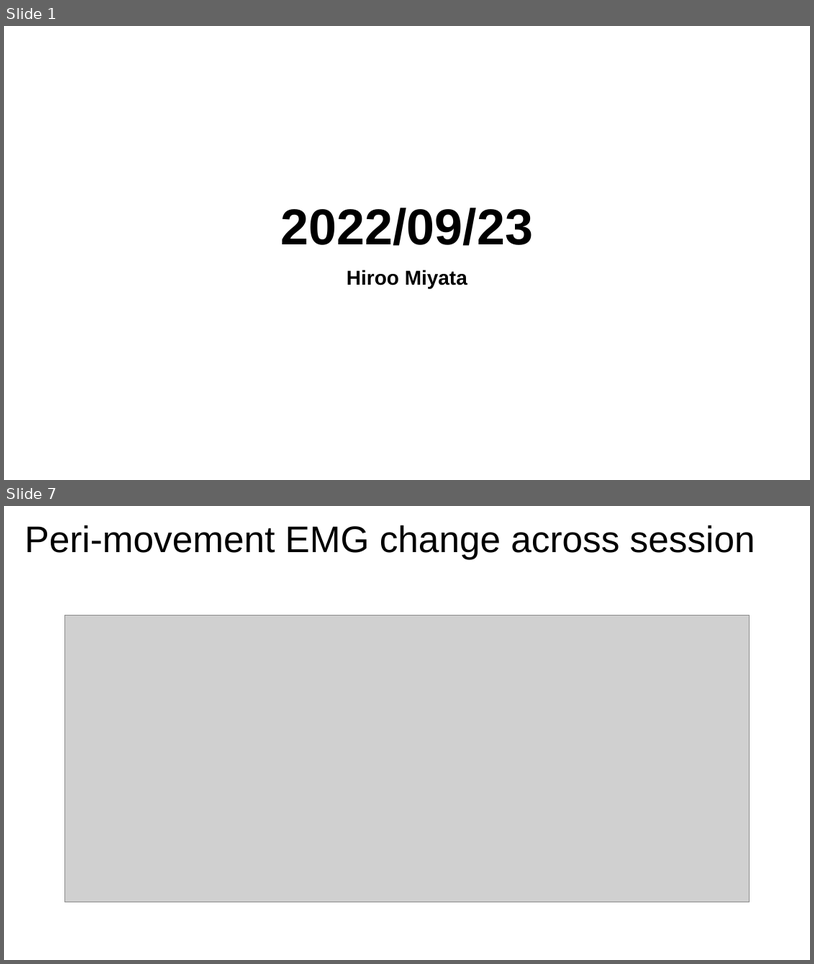
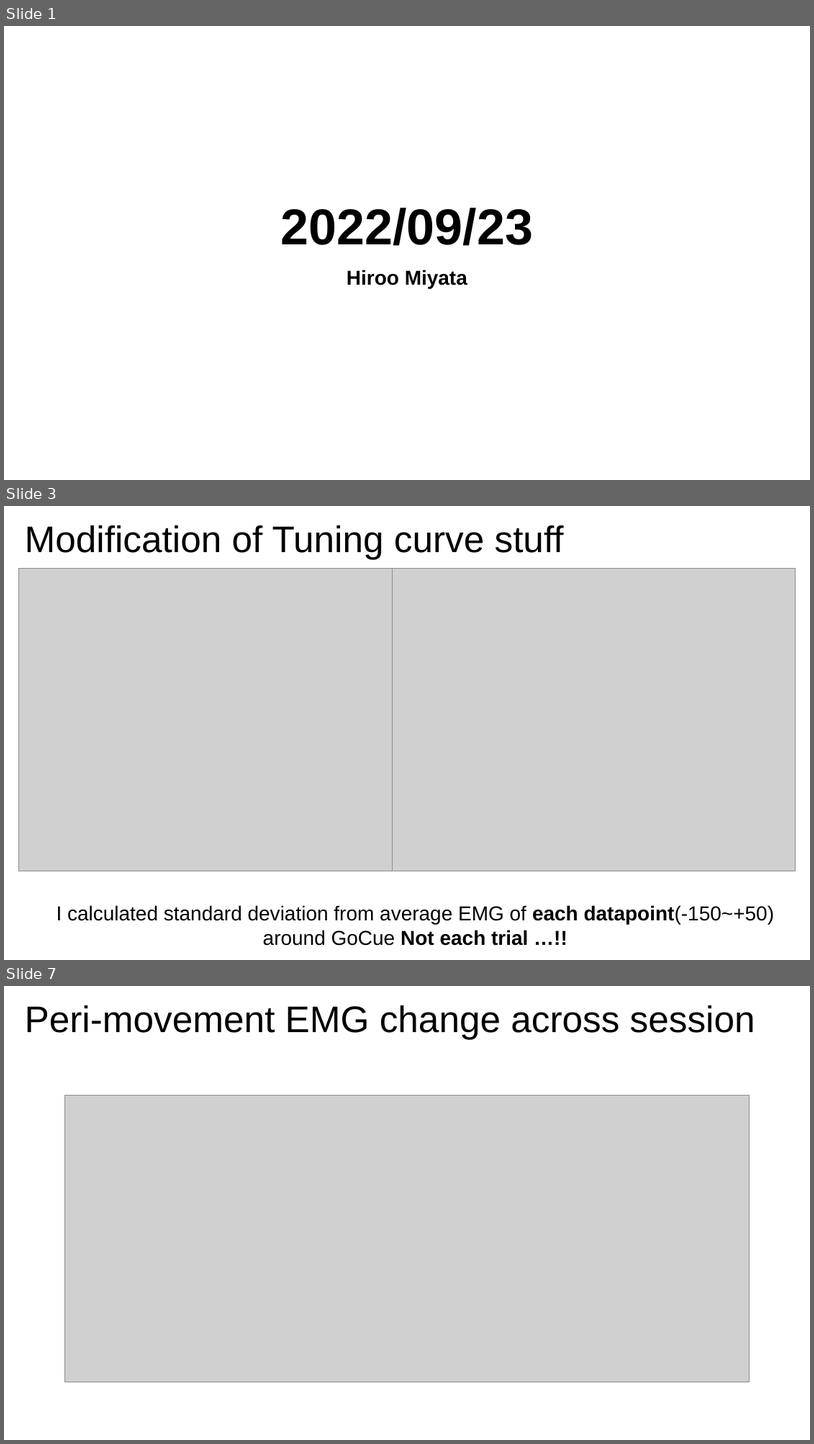
Before and after one commit to Hiroo-Miyata/chase-lab, a slide deck: report/20220923.pptx. Shown one above the other, each under a label of ours: slides 1 and 7 before the commit, slides 1, 3 and 7 after it; the slides between them are not shown. The pictures are 814x964 and 814x1444 pixels, drawn with LibreOffice and Linux fonts; fonts in the diff are those of the drawing; grey boxes stand for pictures. Boxes give left, top, right and bottom in pixels: in the first picture for what was removed or moved away, otherwise in the second. Text is boxed around its words. In the diff, an @@ line names an element or a change of style, - is before the commit and + after.

Commit message:
modifi pptx

```diff
--- a/report/20220923.pptx
+++ b/report/20220923.pptx
@@ slide 3 added at (4, 506, 810, 960), background #FFFFFF @@
@@ title added at (25, 525, 564, 559), 44 pt, text #000000 @@
+Modification of Tuning curve stuff
@@ picture added at (18, 569, 422, 871) @@
@@ picture added at (393, 569, 797, 871) @@
@@ text added at (57, 905, 775, 945), 24 pt, text #000000 @@
+I calculated standard deviation from average EMG of each datapoint(-150~+50) around GoCue Not each trial …!!
```
Also in this commit, not shown: 1 slide changed, 4 other slides added, 4 slides removed, 2 other files.
